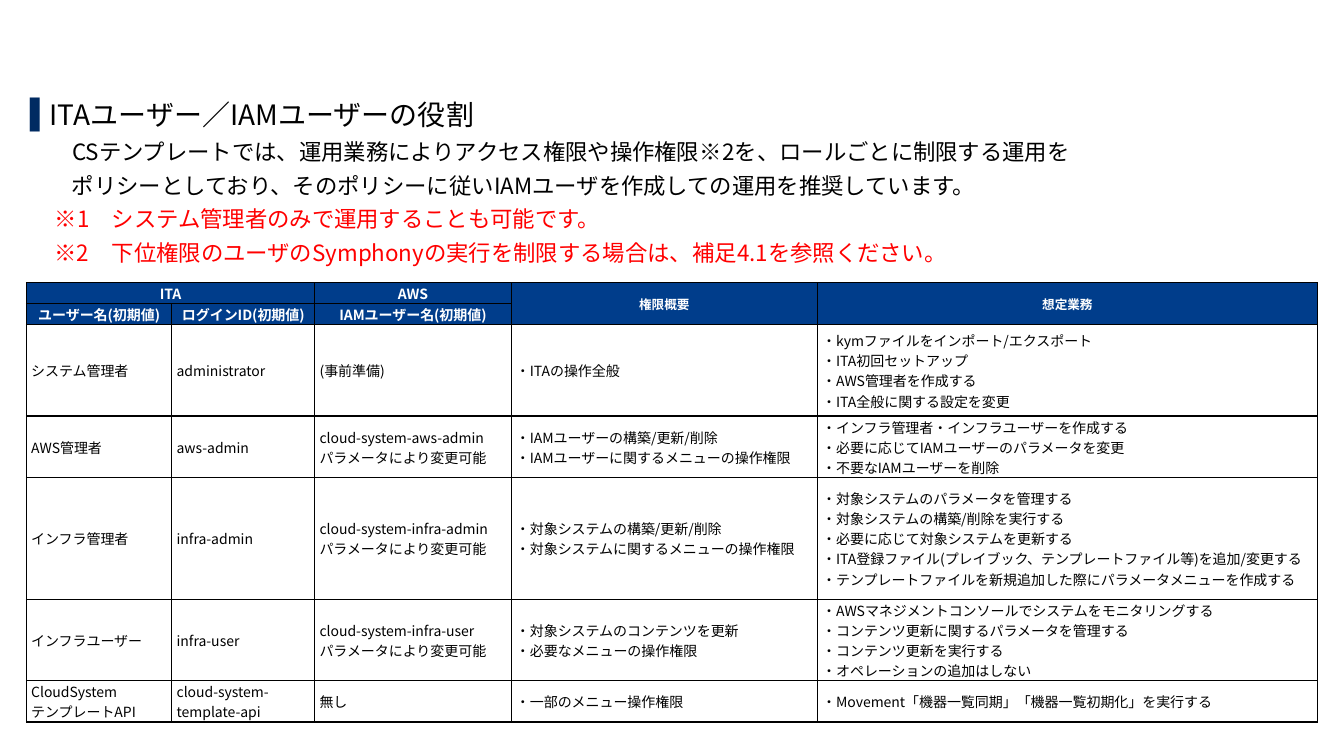
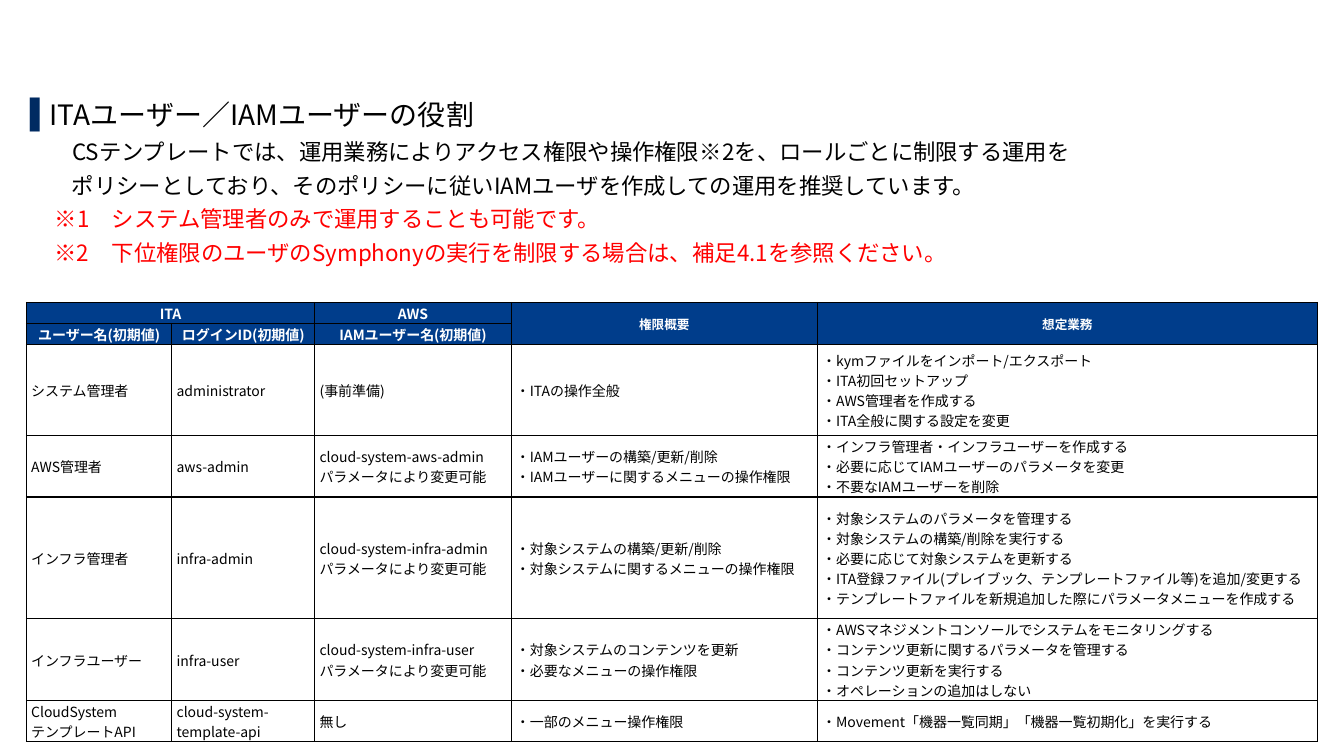
Before and after one commit to exastro-suite/it-automation-docs, a slide deck: slide 6 of asset/SettingSamples_ja/cloud-system-template-1st-aws-install_ja.pptx. Drawn at 1344x756 pixels with LibreOffice and Linux fonts; fonts in the diff are those of the drawing; background and template pictures are left out. Boxes give left, top, right and bottom in pixels: in the first picture for what was removed or moved away, otherwise in the second. Text is boxed around its words. In the diff, an @@ line names an element or a change of style, - is before the commit and + after.

```diff
--- a/asset/SettingSamples_ja/cloud-system-template-1st-aws-install_ja.pptx
+++ b/asset/SettingSamples_ja/cloud-system-template-1st-aws-install_ja.pptx
@@ table: place and size @@
-table at <box>26,282,1318,726</box>
+table at <box>26,302,1318,745</box>
```
Also in this commit, not shown: 1 other slide changed, 1 other file.
